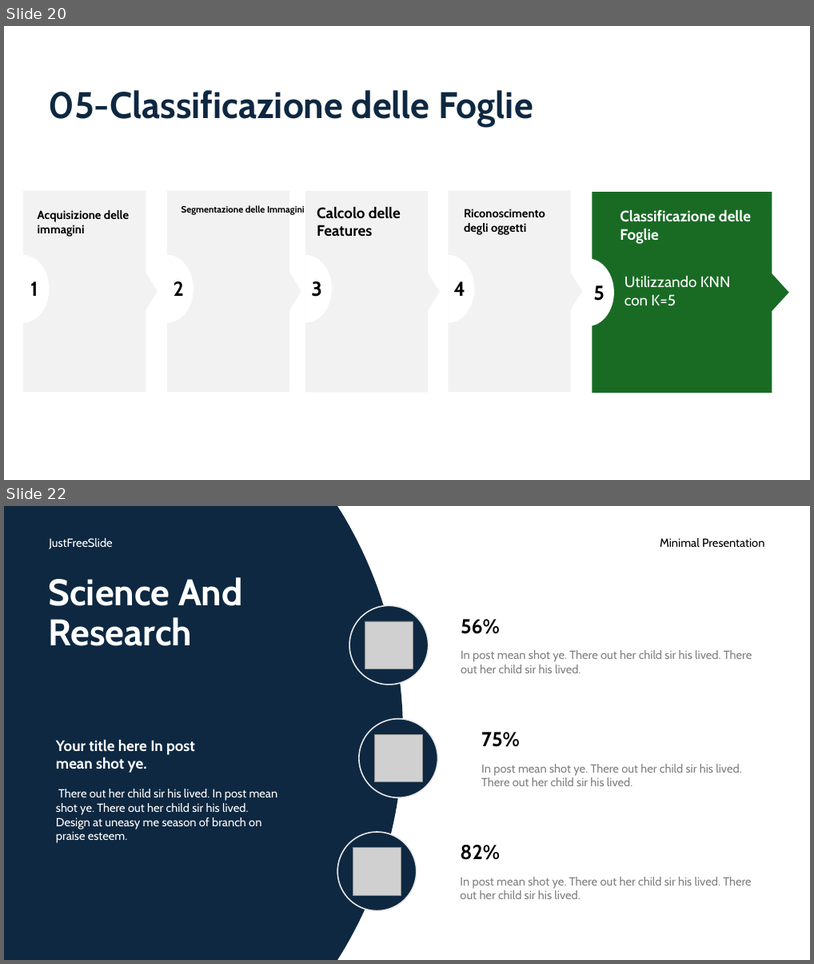
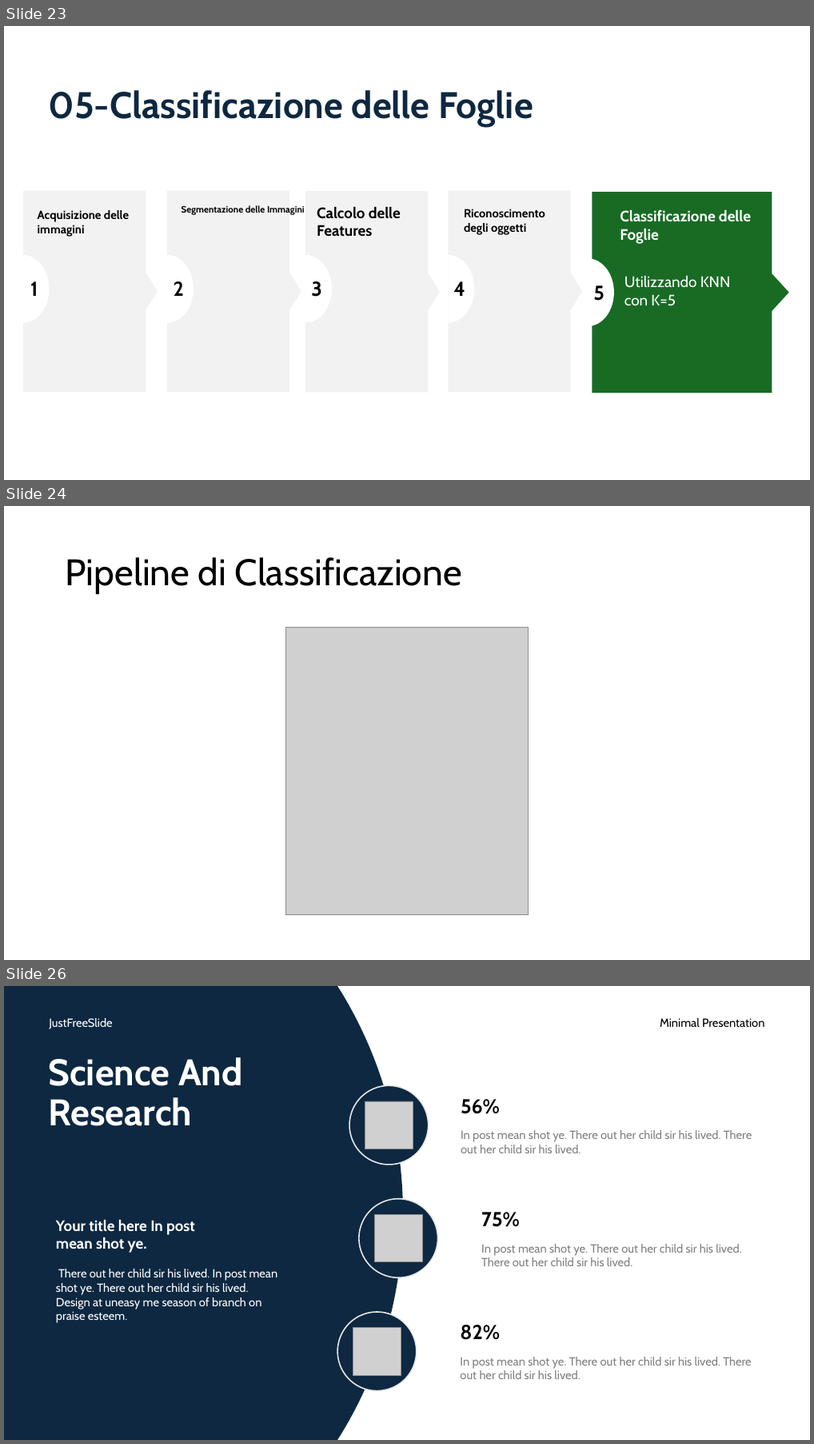
Before and after one commit to aleeteo/leaf_ID, a slide deck: presentazione/ProjectLeafWIP.pptx. Shown one above the other, each under a label of ours: slides 20 and 22 before the commit, slides 23, 24 and 26 after it; the slides between them are not shown. The pictures are 814x964 and 814x1444 pixels, drawn with LibreOffice and Linux fonts; fonts in the diff are those of the drawing; grey boxes stand for pictures. Boxes give left, top, right and bottom in pixels: in the first picture for what was removed or moved away, otherwise in the second. Text is boxed around its words. In the diff, an @@ line names an element or a change of style, - is before the commit and + after.

```diff
--- a/presentazione/ProjectLeafWIP.pptx
+++ b/presentazione/ProjectLeafWIP.pptx
@@ slide 24 added at box(4, 506, 810, 960), background #FFFFFF @@
@@ title added at box(66, 557, 462, 594), 44 pt, text #000000 @@
+Pipeline di Classificazione
@@ picture added at box(286, 627, 529, 915) @@
@@ what was slide 20 is now slide 23 @@
@@ what was slide 22 is now slide 26 @@
```
Also in this commit, not shown: 8 slides changed, 8 other slides added, 2 slides removed.
